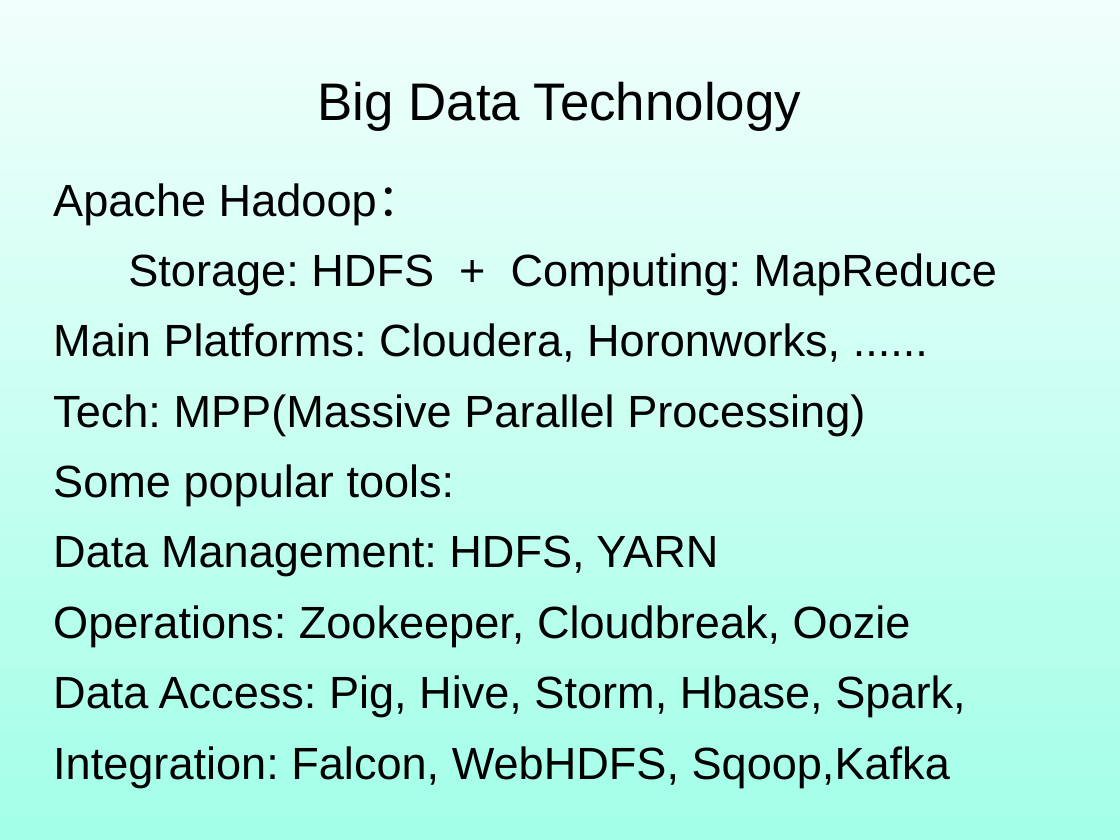
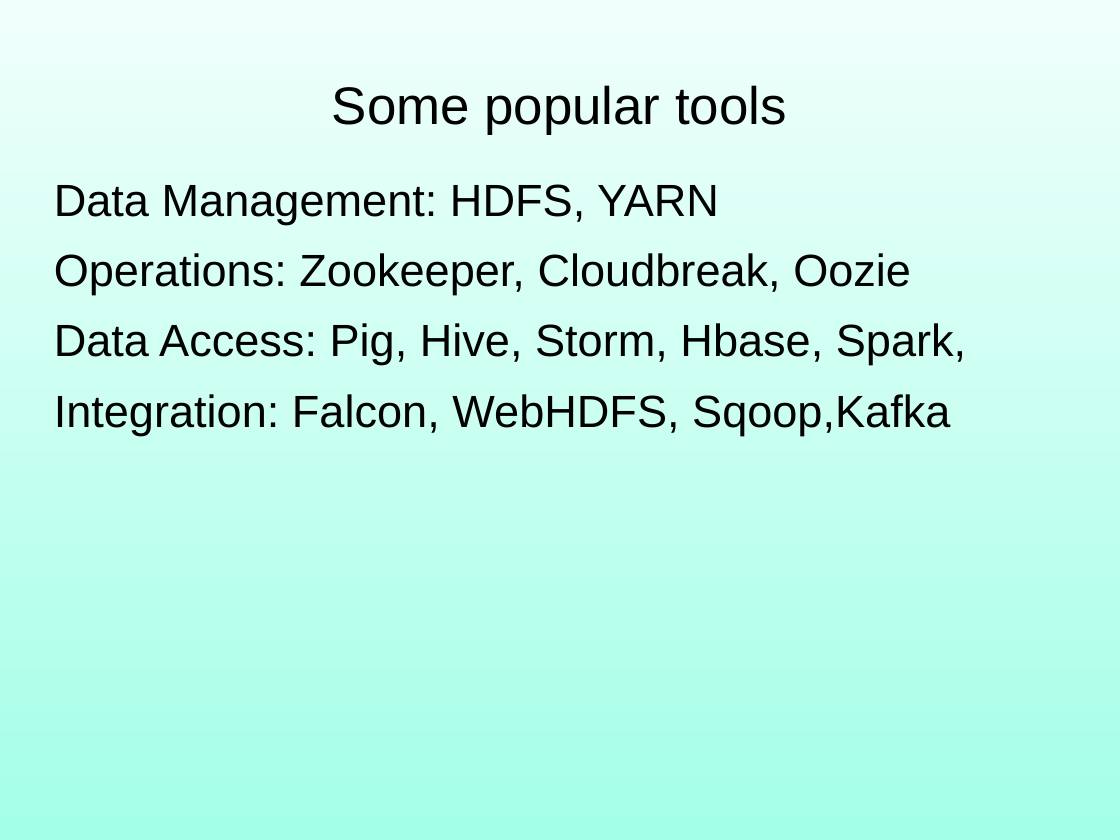
Before and after one commit to robin3795/Data, a slide deck: slide 19 of 2018_1.ppt (slide 9 before the commit). Drawn at 1120x840 pixels with LibreOffice and Linux fonts; fonts in the diff are those of the drawing. Boxes give left, top, right and bottom in pixels: in the first picture for what was removed or moved away, otherwise in the second. Text is boxed around its words. In the diff, an @@ line names an element or a change of style, - is before the commit and + after.

```diff
--- a/2018_1.ppt
+++ b/2018_1.ppt
@@ text at [332, 85, 787, 134]: text changed @@
-Big Data Technology
+Some popular tools
@@ text "Data Management: HDFS, YARN" at [54, 184, 966, 435]: indent changed @@
@@ text at [53, 183, 997, 506]: paragraphs removed @@
-Apache Hadoop：
-Storage: HDFS + Computing: MapReduce
-Main Platforms: Cloudera, Horonworks, ......
-Tech: MPP(Massive Parallel Processing)
-Some popular tools:
```
Also in this commit, not shown: 12 other slides changed, 19 slides added, 3 slides removed, 1 other file.
